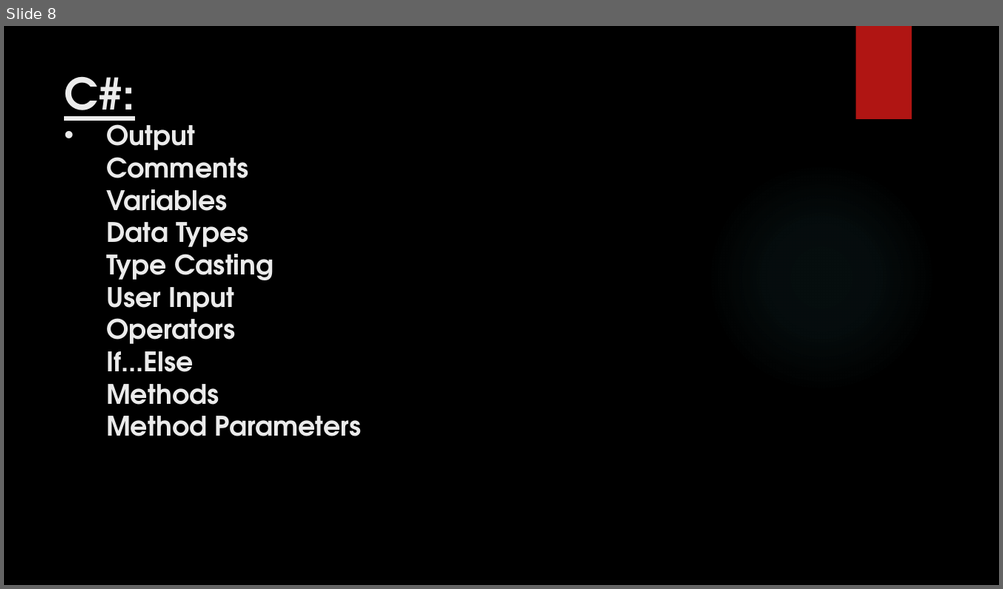
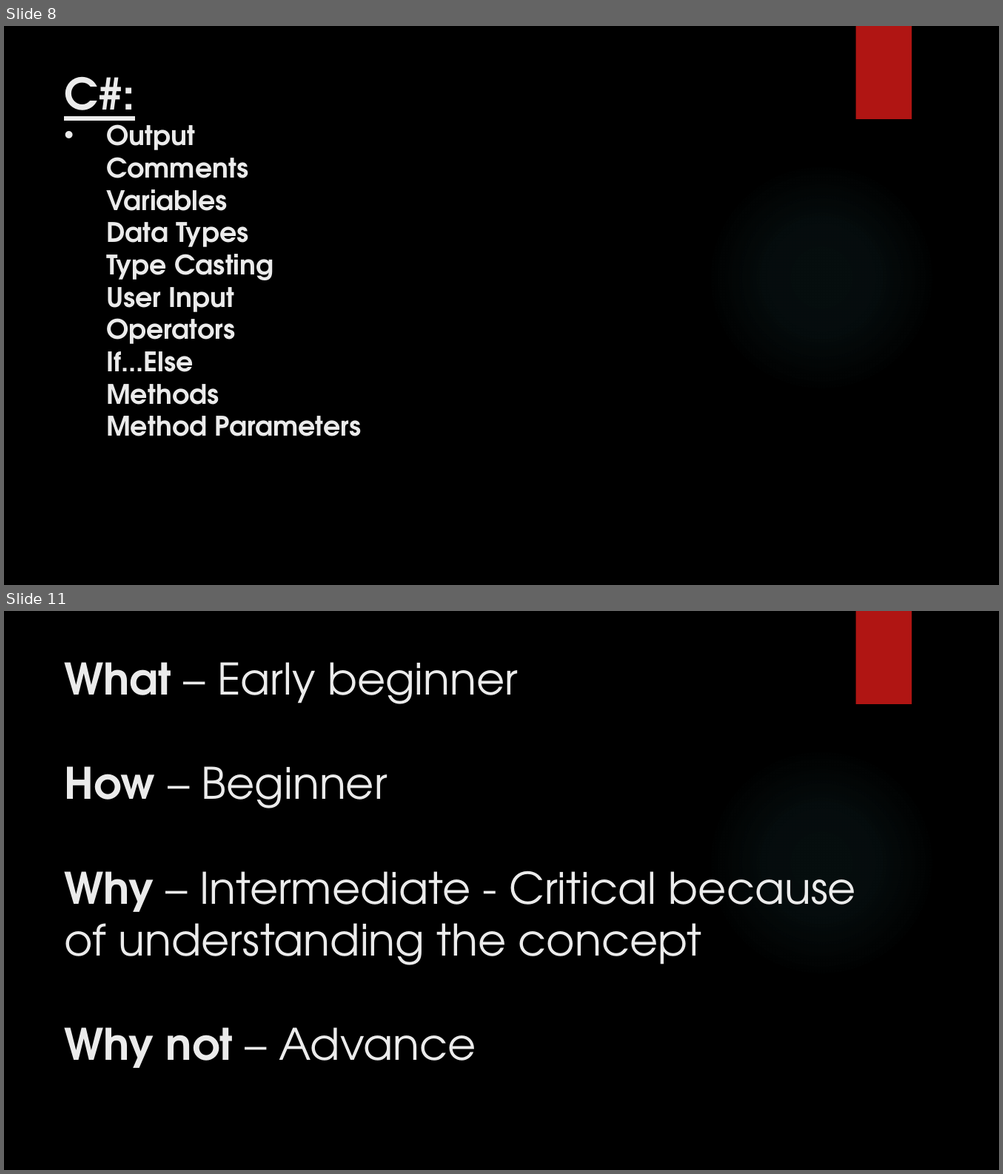
Before and after one commit to Manisoft55/AimorePractice, a slide deck: Notes/Day2_26_07_2022.pptx. Shown one above the other, each under a label of ours: slide 8 before the commit, slides 8 and 11 after it; the slides between them are not shown. The pictures are 1003x589 and 1003x1174 pixels, drawn with LibreOffice and Linux fonts; fonts in the diff are those of the drawing; background and template pictures are left out. Boxes give left, top, right and bottom in pixels: in the first picture for what was removed or moved away, otherwise in the second. Text is boxed around its words. In the diff, an @@ line names an element or a change of style, - is before the commit and + after.

```diff
--- a/Notes/Day2_26_07_2022.pptx
+++ b/Notes/Day2_26_07_2022.pptx
@@ slide 11 added at (4, 611, 999, 1170), background picture (left out); not listed: 2 template elements that a slide beside it also shows @@
@@ title added at (64, 662, 856, 1068), 42 pt, text #EBEBEB @@
+What – Early beginner
+How – Beginner
+Why – Intermediate - Critical because of understanding the concept
+Why not – Advance
```
Also in this commit, not shown: 2 slides changed, 34 other files.
